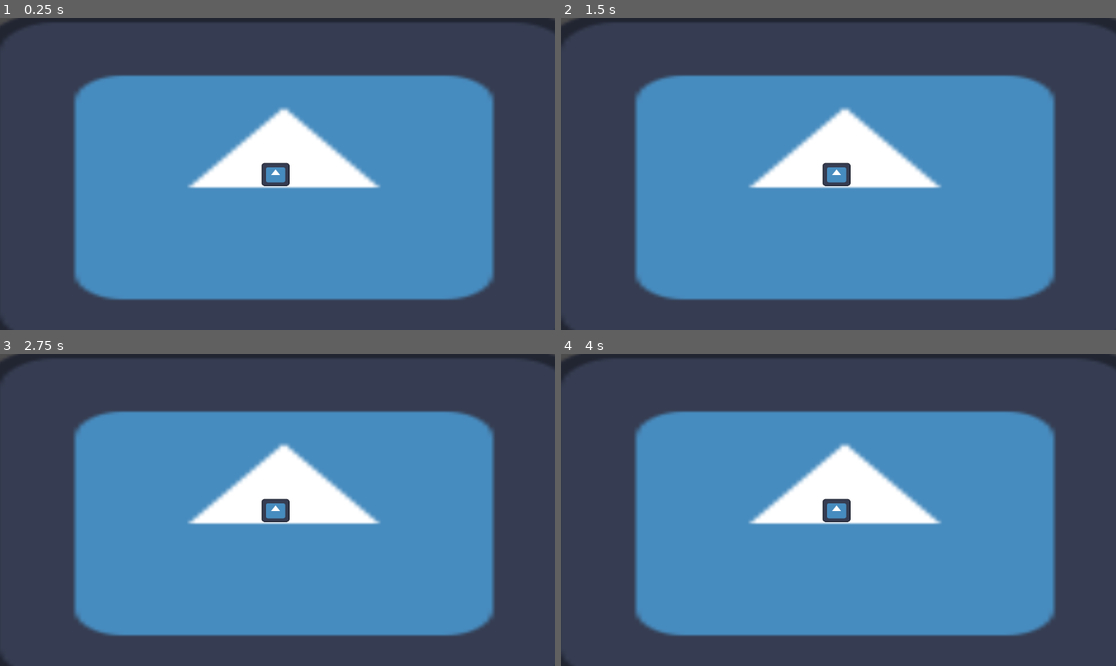
Above: before the commit, frames 1-4 (two rows, left to right).
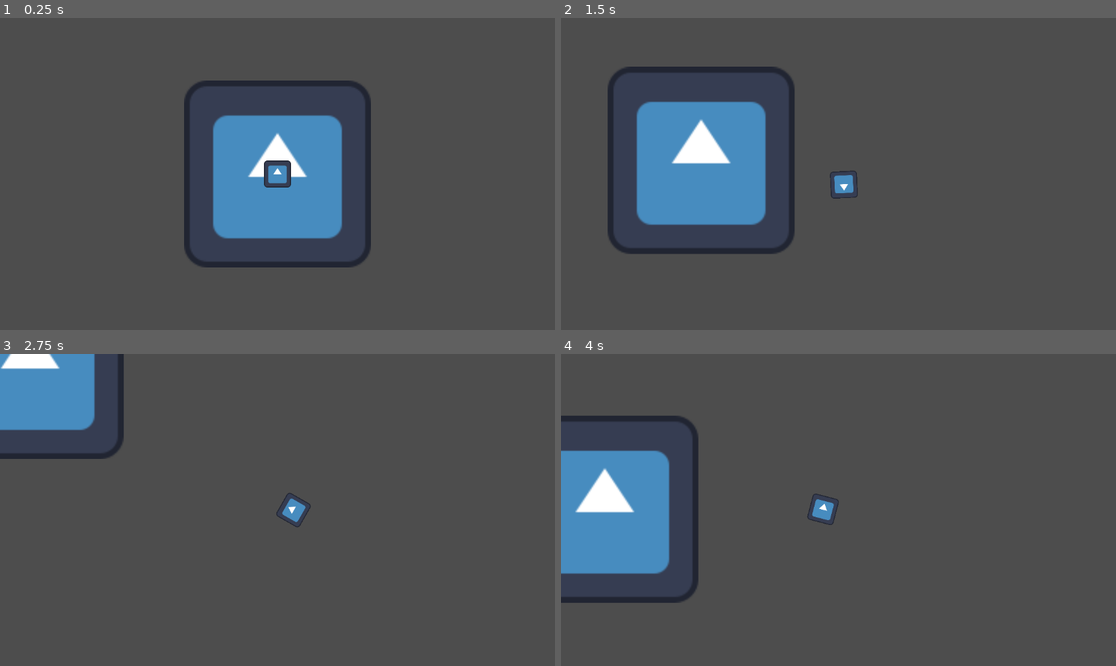
Above: after the commit, the same moments.

Repository: noname7777G/minijam_rvcc
Game: Godot game, scene res://scenes/word.tscn
Two runs of this game, one before a commit and one after it. Both use one fixed random seed, a clock stepped at 60 frames per second and the inputs below. The engine's default icon, where the game draws it, is replaced by a stand-in: a white triangle on a blue panel in a dark square.
Inputs (mouse positions are in pixels of both pictures, inside the frame that each line leads up to):
- Up to frame 1 (0.25 s): no input
- Up to frame 2 (1.5 s): tap Enter at 0.5 s; move the mouse to (960, 158) at 0.52 s; hold Right (ui_right) 0.53-1.28 s; hold 4 (Swap_to_grenade, bound only after the commit) 0.53-1.28 s; click (960, 158) at 0.6 s; move the mouse to (727, 189) at 1.27 s; hold Down (ui_down) from 1.28 s (still down); tap 4 (Swap_to_grenade, bound only after the commit) at 1.35 s
- Up to frame 3 (2.75 s): tap 1 (swap_to_auto_gun, bound only after the commit) at 1.55 s; move the mouse to (333, 441) at 2.02 s; release Down (ui_down) at 2.03 s; hold Right (ui_right) from 2.03 s (still down); hold 1 (swap_to_auto_gun, bound only after the commit) from 2.03 s (still down); tap 2 (swap_to_shotgun, bound only after the commit) at 2.3 s
- Up to frame 4 (4 s): move the mouse to (810, 572) at 2.77 s; release Right (ui_right) at 2.78 s; release 1 (swap_to_auto_gun, bound only after the commit) at 2.78 s; hold Up (ui_up) 2.78-3.53 s; tap 2 (swap_to_shotgun, bound only after the commit) at 2.85 s; tap 3 (swap_to_shuriken, bound only after the commit) at 3.05 s; move the mouse to (1005, 556) at 3.52 s; hold Left (ui_left) from 3.53 s (still down); hold 3 (swap_to_shuriken, bound only after the commit) from 3.53 s (still down); click (1005, 556) at 3.8 s

The runs differ from the first frame. In frame 1, 51% of the frame differs, in the area x 0-100%, y 0-100%; in frame 2, 49%; in frame 3, 60%; in frame 4, 60%.

Commit message:
edited .gitignore to ignore .godot/ directory

Diff:
--- a/project.godot
+++ b/project.godot
@@ -61,3 +61,27 @@
 , Object(InputEventJoypadButton,"resource_local_to_scene":false,"resource_name":"","device":-1,"button_index":9,"pressure":0.0,"pressed":false,"script":null)
 ]
 }
+swap_to_auto_gun={
+"deadzone": 0.5,
+"events": [Object(InputEventKey,"resource_local_to_scene":false,"resource_name":"","device":-1,"window_id":0,"alt_pressed":false,"shift_pressed":false,"ctrl_pressed":false,"meta_pressed":false,"pressed":false,"keycode":0,"physical_keycode":49,"key_label":0,"unicode":49,"location":0,"echo":false,"script":null)
+, Object(InputEventJoypadButton,"resource_local_to_scene":false,"resource_name":"","device":-1,"button_index":11,"pressure":0.0,"pressed":true,"script":null)
+]
+}
+swap_to_shotgun={
+"deadzone": 0.5,
+"events": [Object(InputEventKey,"resource_local_to_scene":false,"resource_name":"","device":-1,"window_id":0,"alt_pressed":false,"shift_pressed":false,"ctrl_pressed":false,"meta_pressed":false,"pressed":false,"keycode":0,"physical_keycode":50,"key_label":0,"unicode":50,"location":0,"echo":false,"script":null)
+, Object(InputEventJoypadButton,"resource_local_to_scene":false,"resource_name":"","device":-1,"button_index":14,"pressure":0.0,"pressed":true,"script":null)
+]
+}
+swap_to_shuriken={
+"deadzone": 0.5,
+"events": [Object(InputEventKey,"resource_local_to_scene":false,"resource_name":"","device":-1,"window_id":0,"alt_pressed":false,"shift_pressed":false,"ctrl_pressed":false,"meta_pressed":false,"pressed":false,"keycode":0,"physical_keycode":51,"key_label":0,"unicode":51,"location":0,"echo":false,"script":null)
+, Object(InputEventJoypadButton,"resource_local_to_scene":false,"resource_name":"","device":-1,"button_index":13,"pressure":0.0,"pressed":true,"script":null)
+]
+}
+Swap_to_grenade={
+"deadzone": 0.5,
+"events": [Object(InputEventKey,"resource_local_to_scene":false,"resource_name":"","device":-1,"window_id":0,"alt_pressed":false,"shift_pressed":false,"ctrl_pressed":false,"meta_pressed":false,"pressed":false,"keycode":0,"physical_keycode":52,"key_label":0,"unicode":52,"location":0,"echo":false,"script":null)
+, Object(InputEventJoypadButton,"resource_local_to_scene":false,"resource_name":"","device":-1,"button_index":12,"pressure":0.0,"pressed":true,"script":null)
+]
+}
--- a/scenes/bullet.tscn
+++ b/scenes/base_scenes/base_projectile.tscn
@@ -1,25 +1,21 @@
-[gd_scene load_steps=4 format=3 uid="uid://caatcv0ddtjg5"]
+[gd_scene load_steps=3 format=3 uid="uid://caatcv0ddtjg5"]
 
-[ext_resource type="Script" path="res://scripts/bullet.gd" id="1_dpqo3"]
-[ext_resource type="Texture2D" uid="uid://daxqel3cb5go8" path="res://assets/icon.svg" id="2_0keru"]
+[ext_resource type="Script" path="res://scripts/weapons/base_projectile.gd" id="1_k5de7"]
 
 [sub_resource type="CapsuleShape2D" id="CapsuleShape2D_t3pap"]
 radius = 3.0
 height = 10.0
 
 [node name="Bullet" type="Area2D"]
-position = Vector2(-841, -494)
-script = ExtResource("1_dpqo3")
+script = ExtResource("1_k5de7")
 metadata/velocity = Vector2(0, 0)
 
-[node name="sprite" type="Sprite2D" parent="."]
+[node name="Sprite2D" type="Sprite2D" parent="."]
 z_index = -1
 position = Vector2(0, -1.14441e-05)
 scale = Vector2(0.121094, 0.0768849)
-texture = ExtResource("2_0keru")
 
 [node name="CollisionShape2D" type="CollisionShape2D" parent="."]
-rotation = 1.5708
 shape = SubResource("CapsuleShape2D_t3pap")
 
 [connection signal="body_entered" from="." to="." method="_on_bullet_body_entered"]
--- /dev/null
+++ b/scenes/base_scenes/base_weapon.tscn
@@ -0,0 +1,15 @@
+[gd_scene load_steps=2 format=3 uid="uid://b0fdbiun0go7d"]
+
+[ext_resource type="Script" path="res://scripts/weapons/base_weapon.gd" id="1_xu8u8"]
+
+[node name="base_weapon" type="Node2D"]
+script = ExtResource("1_xu8u8")
+
+[node name="Sprite2D" type="Sprite2D" parent="."]
+
+[node name="muzzle" type="Marker2D" parent="."]
+
+[node name="trajectory" type="Marker2D" parent="."]
+
+[node name="AnimatedSprite2D" type="AnimatedSprite2D" parent="."]
+position = Vector2(-855, -466)
--- a/scenes/player.tscn
+++ b/scenes/player.tscn
@@ -1,22 +1,23 @@
-[gd_scene load_steps=5 format=3 uid="uid://bcjs30ogm2vg"]
+[gd_scene load_steps=4 format=3 uid="uid://bcjs30ogm2vg"]
 
-[ext_resource type="Script" path="res://scripts/player.gd" id="1_h6xcm"]
+[ext_resource type="Script" path="res://scripts/player/player.gd" id="1_h6xcm"]
 [ext_resource type="Texture2D" uid="uid://daxqel3cb5go8" path="res://assets/icon.svg" id="2_bnj1d"]
 
-[sub_resource type="Resource" id="Resource_kt5fd"]
-metadata/__load_path__ = "res://bullet.tscn"
-
 [sub_resource type="CircleShape2D" id="CircleShape2D_8nql4"]
+radius = 29.0172
 
 [node name="player" type="CharacterBody2D"]
 script = ExtResource("1_h6xcm")
-bullet = SubResource("Resource_kt5fd")
+max_speed = null
+accel = null
+max_energy = null
+base_energy_loss = null
+movement_energy_loss = null
 metadata/MAX_SPEED = 300.0
 metadata/ACCEL = 2.0
 
 [node name="Sprite2D" type="Sprite2D" parent="."]
-position = Vector2(-4, 1)
-scale = Vector2(0.453125, 0.375)
+scale = Vector2(0.4375, 0.4375)
 texture = ExtResource("2_bnj1d")
 
 [node name="CollisionShape2D" type="CollisionShape2D" parent="."]
@@ -25,6 +26,3 @@
 [node name="Camera2D" type="Camera2D" parent="."]
 position_smoothing_enabled = true
 position_smoothing_speed = 10.0
-
-[node name="Marker2D" type="Marker2D" parent="."]
-position = Vector2(64, 3)
--- a/scenes/word.tscn
+++ b/scenes/word.tscn
@@ -1,19 +1,19 @@
-[gd_scene load_steps=4 format=3 uid="uid://dy3eucyvapp6c"]
+[gd_scene load_steps=3 format=3 uid="uid://dy3eucyvapp6c"]
 
 [ext_resource type="PackedScene" uid="uid://bcjs30ogm2vg" path="res://scenes/player.tscn" id="1_okg38"]
-[ext_resource type="PackedScene" uid="uid://caatcv0ddtjg5" path="res://scenes/bullet.tscn" id="2_5ryws"]
 [ext_resource type="Texture2D" uid="uid://daxqel3cb5go8" path="res://assets/icon.svg" id="3_u4i8b"]
 
-[node name="Word" type="Node2D"]
+[node name="World" type="Node2D"]
 
 [node name="player" parent="." instance=ExtResource("1_okg38")]
-bullet = ExtResource("2_5ryws")
+motion_mode = 1
+max_speed = 400.0
+accel = 10.0
+max_energy = 100.0
+base_energy_loss = 1.0
+movement_energy_loss = 1.0
 
-[node name="Bullet" parent="." instance=ExtResource("2_5ryws")]
-position = Vector2(-855, -500)
-
-[node name="Sprite2D" type="Sprite2D" parent="."]
+[node name="DEBUG_B" type="Sprite2D" parent="."]
 z_index = -1
-position = Vector2(13.5, 17)
-scale = Vector2(9.86719, 5.53125)
+scale = Vector2(3.03516, 3.03516)
 texture = ExtResource("3_u4i8b")
--- /dev/null
+++ b/scripts/base_entity.gd
@@ -0,0 +1,2 @@
+extends CharacterBody2D
+class_name base_entity
--- a/scripts/player/player.gd
+++ b/scripts/player/player.gd
@@ -1,26 +1,29 @@
 extends CharacterBody2D
 
 #### EXPORT PROPERTIES ####
-
 @export var max_speed: float = 400
 @export var accel: float = 10
 
-@export var max_energy: int = 100
+@export var max_energy: float = 100
+@export var base_energy_loss: float = 1
+@export var movement_energy_loss: float = 1
+
+@export var auto_gun_scene: base_weapon
+@export var shotgun_scene: base_weapon
+@export var shuriken_scene: base_weapon
+@export var grenade_scene: base_weapon
 
 #### PRIVATE PROPERTIES ####
-
 var _user_movement_input: Vector2
 
-var _weapons = {
-	"auto_gun": base_weapon.new(),
-	"shotgun": base_weapon.new(),
-	"shuriken": base_weapon.new(),
-	"grenade": base_weapon.new(),
-	}
+var _current_energy: float
 
-var _current_energy: int
+var _current_weapon: base_weapon
 
 #### PRIVATE FUNCTIONS ####
+func _swap_weapons():
+	if _current_weapon.can_swap:
+		pass
 
 func _get_user_input():
 	_user_movement_input.x = Input.get_action_strength("ui_right") - Input.get_action_strength("ui_left")
@@ -29,19 +32,36 @@
 
 	look_at(get_global_mouse_position())
 
-#### CALLBACKS ####
+	if Input.is_action_pressed("swap_to_auto_gun"):
+		_current_weapon = auto_gun_scene
 
-func _process(delta: float) -> void:
-	_get_user_input()
+	if Input.is_action_pressed("swap_to_shotgun"):
+		_current_weapon = shotgun_scene
+
+	if Input.is_action_pressed("swap_to_shuriken"):
+		_current_weapon = shuriken_scene
+
+	if Input.is_action_pressed("Swap_to_grenade"):
+		_current_weapon = grenade_scene
 
 	if Input.is_action_just_pressed("shoot"): #### fire gun here
 		pass
 
+func _do_energy_cost(delta):
+	_current_energy -= delta * base_energy_loss
+
+	if !is_zero_approx(_user_movement_input.x) and !is_zero_approx(_user_movement_input.y):
+		_current_energy -= delta * movement_energy_loss
+
+#### CALLBACKS ####
+func _process(delta: float) -> void:
+
+	_get_user_input()
 	velocity = velocity.lerp(max_speed * _user_movement_input, delta * accel)
 
+	_do_energy_cost(delta)
 	move_and_slide()
 
 #### SIGNALS ####
-
 func _on_bullet_body_entered(_body: Node2D) -> void:
 	print("I'm hit!")
--- /dev/null
+++ b/scripts/weapons/base_projectile.gd
@@ -0,0 +1,45 @@
+extends Area2D
+class_name projectile
+
+#### EXPORT PROPERTIES ###
+@export var damage: float
+
+@export var speed: float
+
+@export var max_range: float
+@export var time_limit: float
+
+#### PUBLIC PROPERTIES ####
+var velocity: Vector2
+
+#### PRIVATE PROPERTIES ####
+var _shooter: Node2D
+
+var _timer: float
+var _remaining_range: float
+
+#### CALLBACKS ####
+func _init():
+	_shooter = owner
+	_timer = time_limit
+	_remaining_range = max_range
+
+func _ready():
+	reparent($"/world")
+	$sprite.look_at() #Do this better.
+
+func _process(delta: float) -> void:
+	var new_pos = velocity * speed * delta
+	position += new_pos
+
+	$sprite.look_at() #Do this better.
+
+	_timer -= delta
+
+	_remaining_range -= new_pos.length()
+
+#### SIGNALS ####
+func _on_bullet_body_entered(body: CharacterBody2D):
+	if body != _shooter:
+		queue_free()
+		body._on_bullet_body_entered(damage)
--- a/scripts/weapons/base_weapon.gd
+++ b/scripts/weapons/base_weapon.gd
@@ -2,53 +2,35 @@
 class_name base_weapon
 
 #### EXPORTED PROPERTIES ####
-
 @export var shot_cooldown: float
 @export var swap_cooldown: float
+
+@export var projectile_spread: float
+@export var projectile_count: int = 1
 
 @export var energy_cost: float
 
 @export var recoil: float
-@export var bullet_damage: int
-
-@export var bullet_speed: float
-@export var bullet_spread: float
-@export var bullet_count: int = 1
-
-@export var bullet_range: float
-@export var bullet_time_limit: float
-
 @export var is_automatic: bool = false
 
-
 #### PRIVATE PROPERTIES ####
-
 var _shot_timer: float
 var _swap_timer: float
 
 #### ASSET/NODE EXPORTS ####
-
 @export var muzzle: Marker2D
 @export var trajectory: Marker2D
 
-@export var bullet: PackedScene
+@export var projectile_scene: PackedScene
 
 @export var on_expire_scene: PackedScene
 
 #### CALLBACKS ####
-
 func _init():
 	_shot_timer = 0
 	_swap_timer = 0
 
-#### PRIVATE FUNCTIONS ####
-
-func _do_recoil():
-	pass
-
-#### PUBLIC METHODS ####
-
-func do_cooldowns(delta: float):
+func _process(delta: float) -> void:
 	if !is_zero_approx(_swap_timer):
 		_swap_timer -= delta
 	else:
@@ -59,14 +41,20 @@
 	else:
 		_shot_timer = 0
 
+#### PRIVATE FUNCTIONS ####
+func _do_recoil():
+	pass
+
+#### PUBLIC METHODS ####
 func shoot(entity_velocity: Vector2):
 	if _shot_timer != 0:
 		return
 
-	if bullet_count > 1:
+	if projectile_count > 1:
 		pass
 	else:
 		pass
 
 	_do_recoil()
+
 	_shot_timer = shot_cooldown
--- a/scripts/weapons/bullet.gd
+++ /dev/null
@@ -1,19 +0,0 @@
-extends Area2D
-class_name Bullet
-
-var velocity: Vector2
-var speed: int
-var projectile_owner: Node2D
-
-func _ready() -> void:
-	pass
-
-func _process(delta: float) -> void:
-	var new_pos = velocity * speed * delta
-	position += new_pos
-	$sprite.look_at(position + new_pos) #Do this better.
-
-func _on_bullet_body_entered(body: CharacterBody2D):
-	if body != projectile_owner:
-		queue_free()
-		body._on_bullet_body_entered()
Not shown, changed: .gitignore
Not shown, removed: scenes/temp_delete
